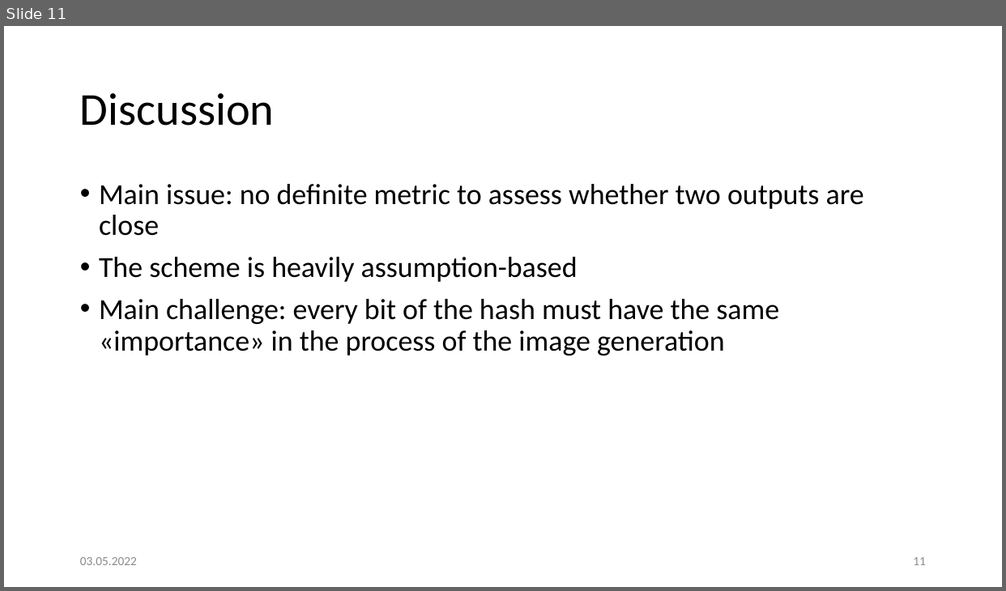
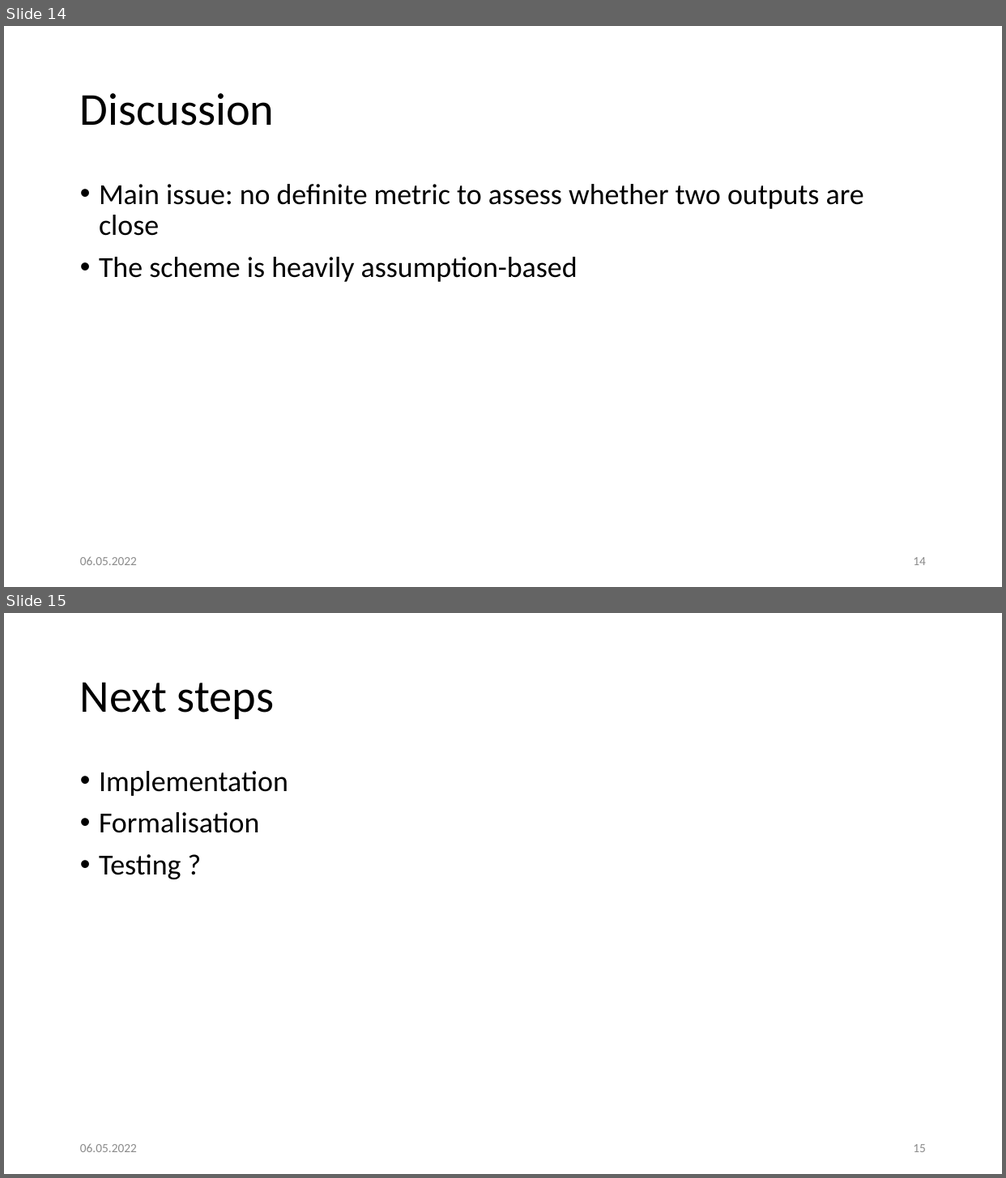
Before and after one commit to LayduA/FourierHash, a slide deck: presentation.pptx. Shown one above the other, each under a label of ours: slide 11 before the commit, slides 14 and 15 after it. The pictures are 1006x591 and 1006x1178 pixels, drawn with LibreOffice and Linux fonts; fonts in the diff are those of the drawing. Boxes give left, top, right and bottom in pixels: in the first picture for what was removed or moved away, otherwise in the second. Text is boxed around its words. In the diff, an @@ line names an element or a change of style, - is before the commit and + after.

```diff
--- a/presentation.pptx
+++ b/presentation.pptx
@@ slide 15 added at [4,613,1002,1174], background #FFFFFF @@
@@ title added at [80,682,274,719], 44 pt, text #000000 @@
+Next steps
@@ text added at [99,771,288,879], 28 pt, text #000000 @@
+• Implementation
+• Formalisation
+• Testing ?
@@ text added at [80,1144,137,1152], 12 pt, text #8C8C8C @@
+06.05.2022
@@ page number added at [913,1144,926,1152], 12 pt, text #8C8C8C @@
+15
@@ what was slide 11 is now slide 14 @@
@@ slide 14 changed as well @@
@@ text at [99,299,779,356]: paragraph removed @@
-• Main challenge: every bit of the hash must have the same «importance» in the process of the image generation
@@ text at [80,557,137,565]: text changed @@
-03.05.2022
+06.05.2022
@@ page number at [913,557,926,565]: text changed @@
-11
+14
```
Also in this commit, not shown: 9 other slides changed, 4 other slides added, 1 slide removed, 21 other files.
